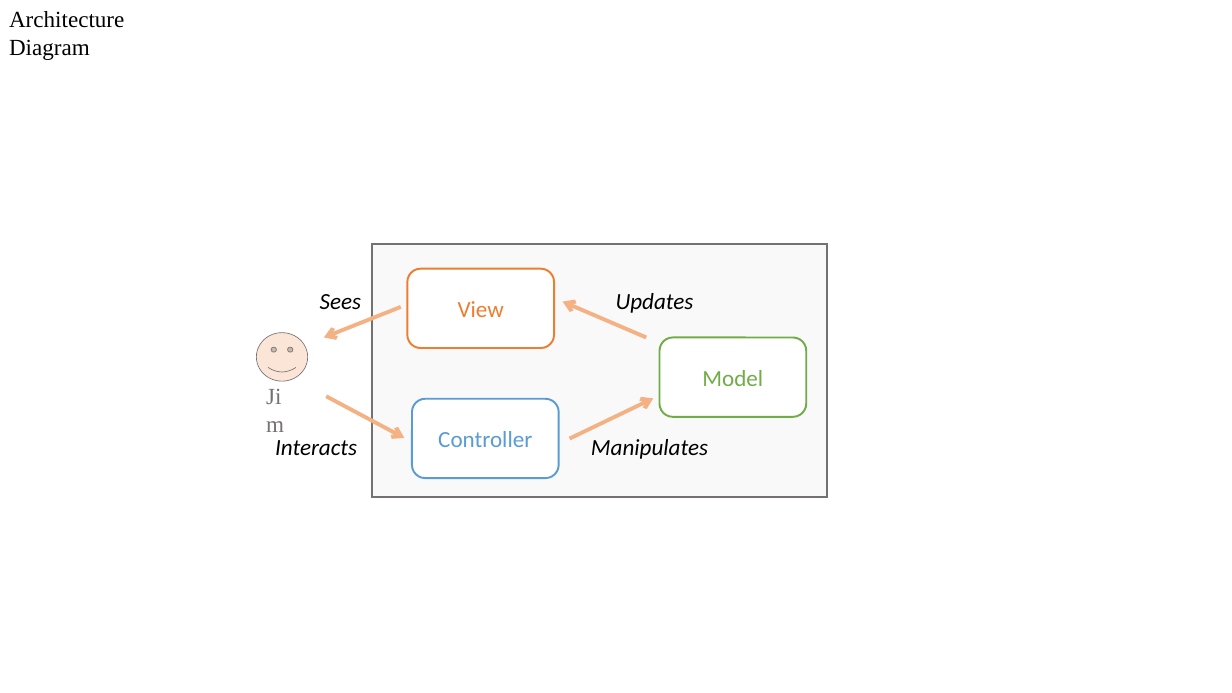
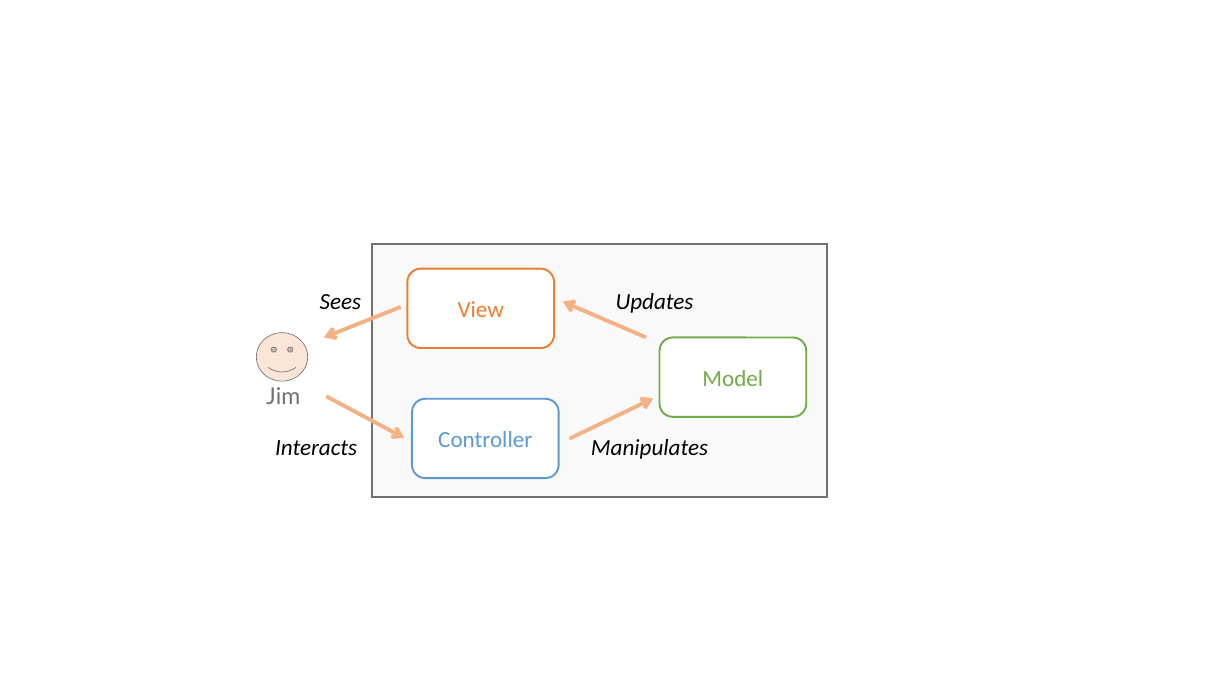
Before and after one commit to CS2103AUG2016-W11-C1/main, a slide deck: slide 3 of doc/DeveloperGuide.pptx. Drawn at 1232x693 pixels with LibreOffice and Linux fonts; fonts in the diff are those of the drawing. Boxes give left, top, right and bottom in pixels: in the first picture for what was removed or moved away, otherwise in the second. Text is boxed around its words. In the diff, an @@ line names an element or a change of style, - is before the commit and + after.

```diff
--- a/doc/DeveloperGuide.pptx
+++ b/doc/DeveloperGuide.pptx
@@ text removed at box(9, 11, 124, 60) @@
-Architecture Diagram
@@ text "Jim" at box(266, 387, 300, 404): font Times New Roman to Lato @@
```
Also in this commit, not shown: 2 other slides changed, 2 slides added, 16 other files.
